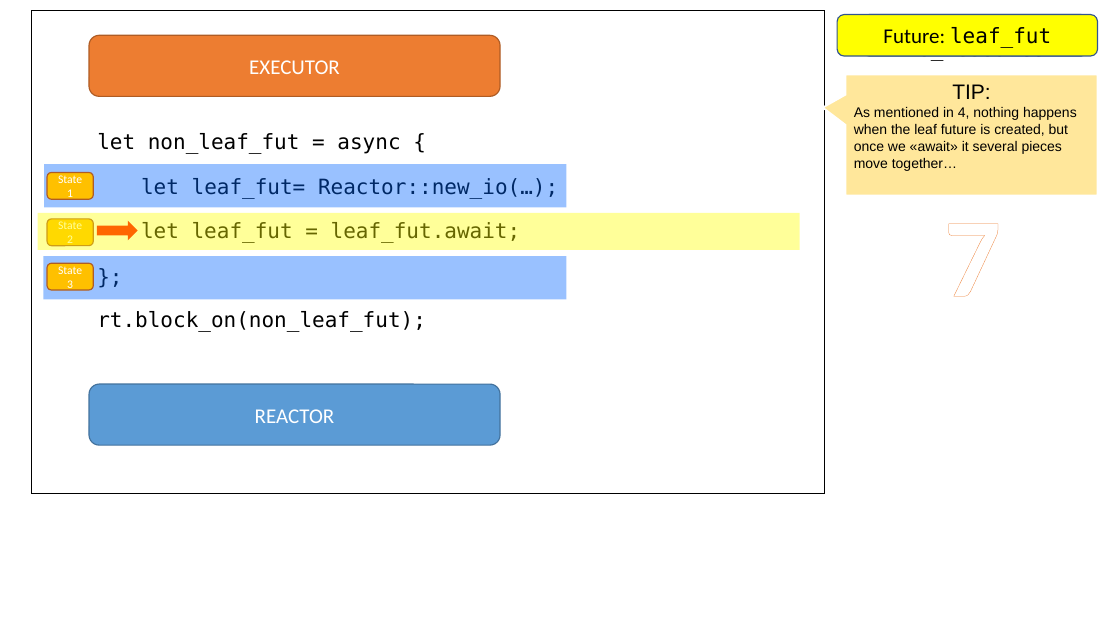
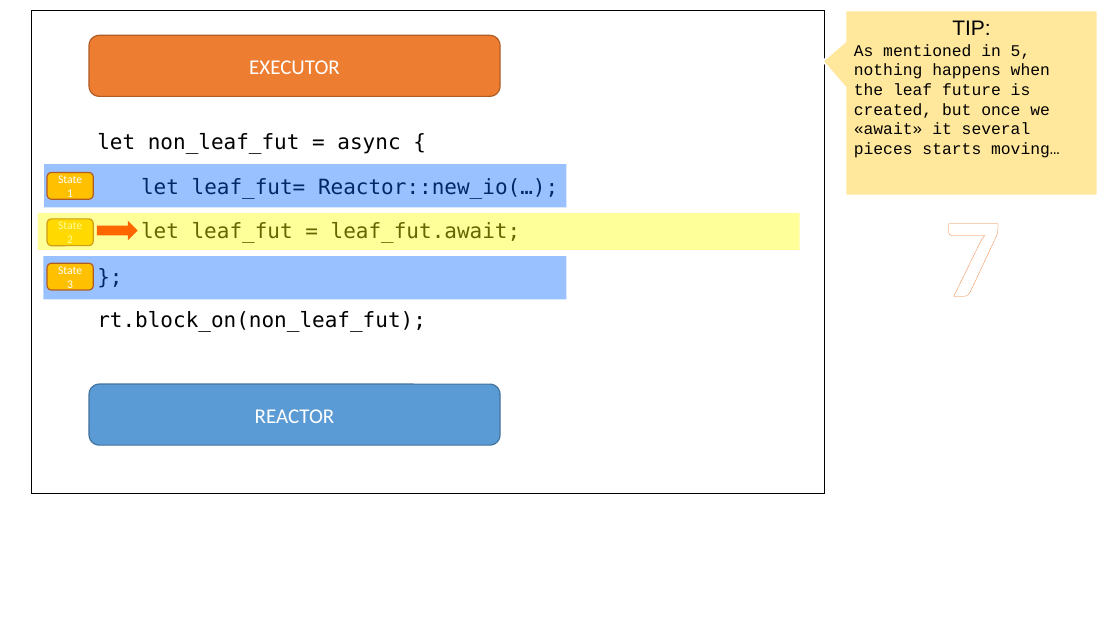
Before and after one commit to pedromfedricci/books-futures-explained, a slide deck: slide 8 of resources/futures_animation.pptx. Drawn at 1120x630 pixels with LibreOffice and Linux fonts; fonts in the diff are those of the drawing. Boxes give left, top, right and bottom in pixels: in the first picture for what was removed or moved away, otherwise in the second. Text is boxed around its words. In the diff, an @@ line names an element or a change of style, - is before the commit and + after.

```diff
--- a/resources/futures_animation.pptx
+++ b/resources/futures_animation.pptx
@@ rounded rectangle removed at [838,14,1098,55] @@
-Future: leaf_fut
@@ speech box "TIP:": place and size @@
-speech box "TIP:" at [846,75,1098,196]
+speech box "TIP:" at [846,11,1098,196]
@@ rounded rectangle removed at [862,14,1088,55] @@
-Future: io_resource
@@ text in speech box at [854,44,1060,158]: text changed; size 12 to 14 pt; font Arial to Courier New @@
-As mentioned in 4, nothing happens when the leaf future is created, but once we «await» it several pieces move together…
+As mentioned in 5, nothing happens when the leaf future is created, but once we «await» it several pieces starts moving…
```
Also in this commit, not shown: 18 other slides changed, 20 other files.
